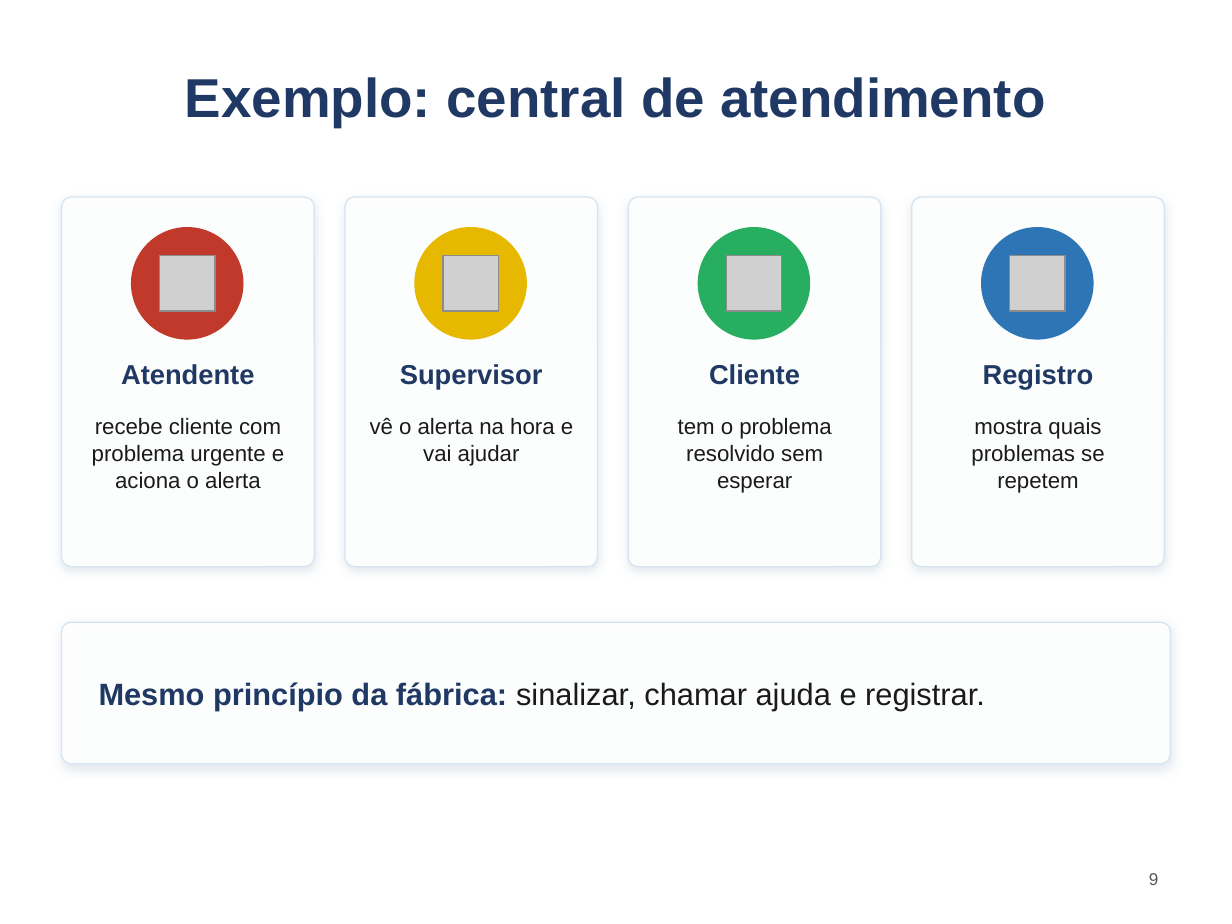
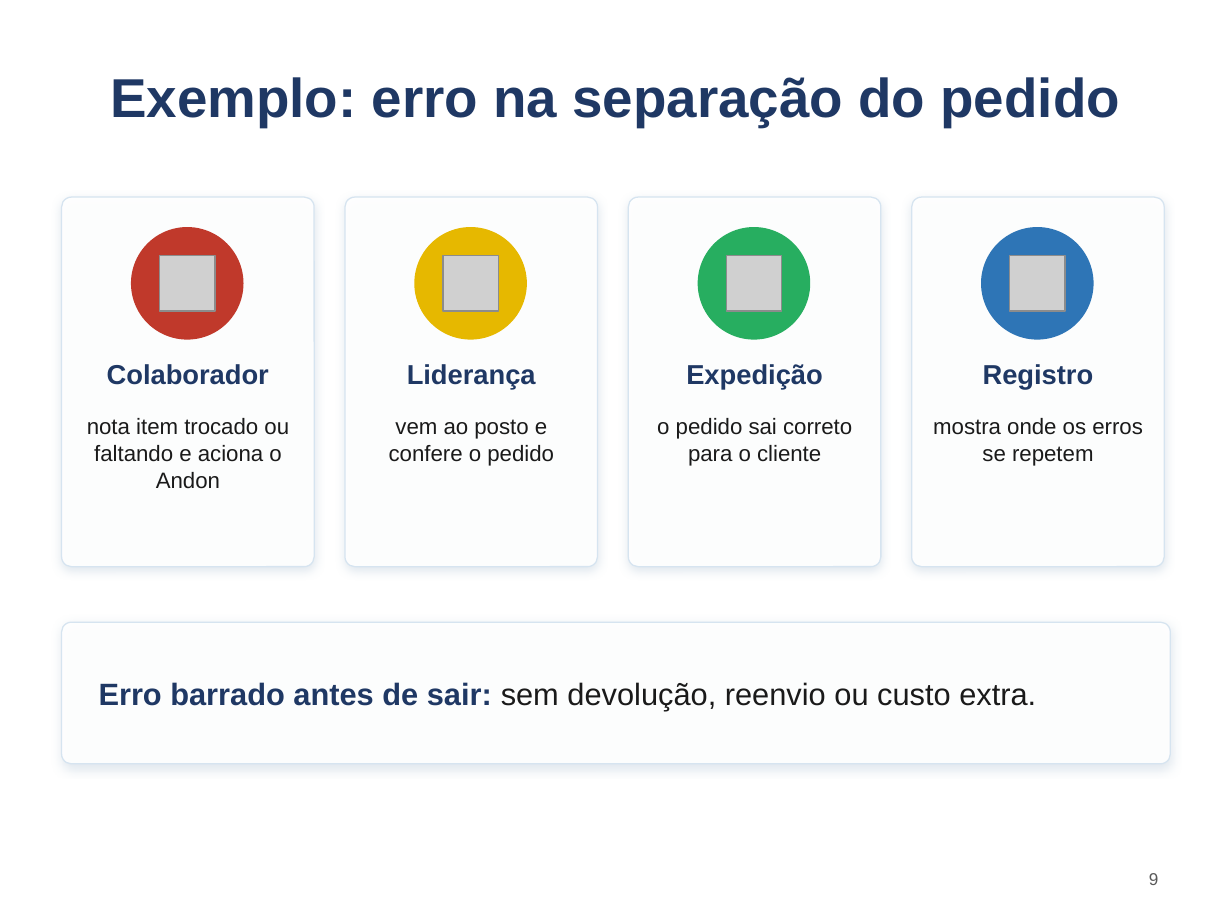
Before and after one commit to Kell1son/pcp, a slide deck: slide 9 of apresentacao-andon.pptx. Drawn at 1232x924 pixels with LibreOffice and Linux fonts; fonts in the diff are those of the drawing; grey boxes stand for pictures; background and template pictures are left out. Boxes give left, top, right and bottom in pixels: in the first picture for what was removed or moved away, otherwise in the second. Text is boxed around its words. In the diff, an @@ line names an element or a change of style, - is before the commit and + after.

```diff
--- a/apresentacao-andon.pptx
+++ b/apresentacao-andon.pptx
@@ title at box(110, 77, 1119, 127): text changed @@
-Exemplo: central de atendimento
+Exemplo: erro na separação do pedido
@@ text at box(107, 364, 269, 385): text changed @@
-Atendente
+Colaborador
@@ text at box(407, 364, 536, 390): text changed @@
-Supervisor
+Liderança
@@ text at box(686, 364, 822, 390): text changed @@
-Cliente
+Expedição
@@ text at box(87, 418, 289, 489): text changed @@
-recebe cliente com problema urgente e aciona o alerta
+nota item trocado ou faltando e aciona o Andon
@@ text at box(389, 419, 554, 466): text changed @@
-vê o alerta na hora e vai ajudar
+vem ao posto e confere o pedido
@@ text at box(657, 418, 852, 466): text changed @@
-tem o problema resolvido sem esperar
+o pedido sai correto para o cliente
@@ text at box(933, 418, 1143, 466): text changed @@
-mostra quais problemas se repetem
+mostra onde os erros se repetem
@@ text at box(99, 682, 1036, 710): text changed @@
-Mesmo princípio da fábrica: sinalizar, chamar ajuda e registrar.
+Erro barrado antes de sair: sem devolução, reenvio ou custo extra.
```
Also in this commit, not shown: 1 other slide changed, 1 other file.
